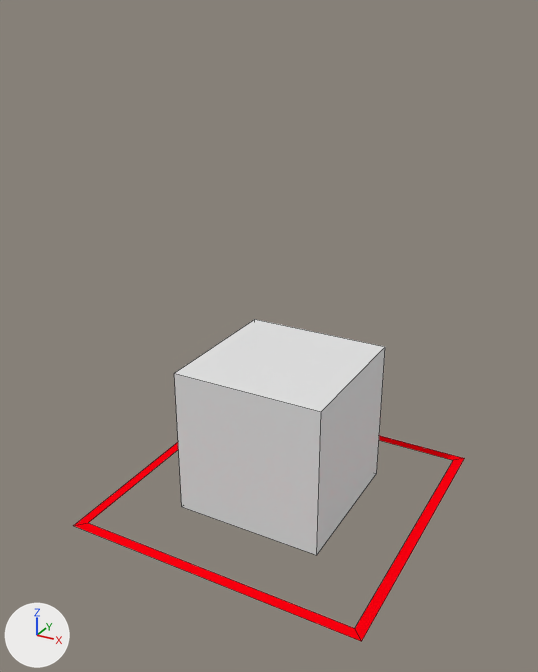
The Blender file rct2/scenery/SpaceTheming/ssh_Space-Capsule/ssh_V001.blend as it was, and as the next commit left it.
The view is the same before and after, from a 50 mm lens placed at (4.0, -7.66, 6.11), pointed at (-0.05, -0.29, 2.43). Every picture has the same lights, and +X, +Y and +Z are marked at lower left. Mesh edges are drawn as thin lines.
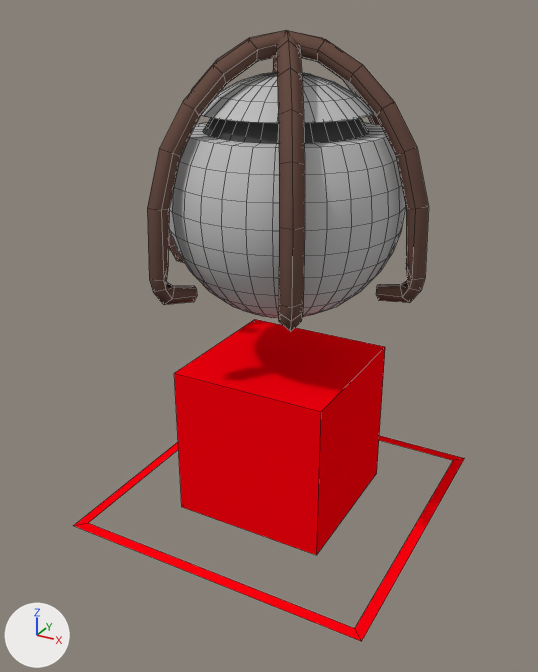
What differs and where, as boxes [x1, y1, x2, y2] in the pictures (538 x 672 px):
'Sphere', added: after [169, 72, 406, 318]
    faces in mat_material (light grey #c2c2c2): [169, 72, 406, 318]
    faces in mat_material_001 (dark grey #4b4b4b): [203, 118, 369, 144]
'Cube', recoloured (grey to red): [174, 319, 385, 555] in both
'Torus.002', added (brown): after [169, 30, 429, 303]
'Torus.001', added (brown): after [273, 30, 305, 332]
'Torus.000', added (brown): after [147, 31, 381, 305]

What changed in the scene script:
```text
Add mat_material_001:
    mat_material_001 = diffuse_material('Material.001')
    mat_material_001.base_color = (0.0705, 0.0705, 0.0705)  # dark grey #4b4b4b
Add mat_material:
    mat_material = diffuse_material('Material')
    mat_material.base_color = (0.54, 0.54, 0.54)  # light grey #c2c2c2
Add mat_cauldron_copper:
    mat_cauldron_copper = diffuse_material('cauldron copper')
    mat_cauldron_copper.base_color = (0.144, 0.0796, 0.0622)  # brown #6a5047
Change me_cube:
    where me_cube.from_pydata(...)  # 8 vertices, 6 faces; spans x -1.0..1.0, y -1.0..1.0, z 0.0..2.0
    add me_cube.materials.append(mat_guide)  # red #ff000f
Add me_sphere:
    me_sphere.from_pydata(...)  # 546 vertices, 576 faces; spans x -1.0..1.0, y -1.0..1.0, z -1.0..1.0
    me_sphere.polygons.foreach_set('use_smooth', [True] * 576)
    # faces by material slot: [544, 32]
    me_sphere.materials.append(mat_material)  # light grey #c2c2c2
    me_sphere.materials.append(mat_material_001)  # dark grey #4b4b4b
Add me_torus_002:
    me_torus_002.from_pydata(...)  # 60 vertices, 54 faces; spans x 0.0..1.14, y -1.52..0.34, z -0.08..0.08
    me_torus_002.polygons.foreach_set('use_smooth', [True] * 54)
    me_torus_002.materials.append(mat_cauldron_copper)  # brown #6a5047
Add ob_sphere:
    ob_sphere = bpy.data.objects.new('Sphere', me_sphere)
    ob_sphere.location = (0.0, 0.0, 4.08)
    ob_sphere.scale = (1.4, 1.4, 1.4)
    _m = ob_sphere.modifiers.new('EdgeSplit', 'EDGE_SPLIT')
Add ob_torus_002:
    ob_torus_002 = bpy.data.objects.new('Torus.002', me_torus_002)
    ob_torus_002.location = (0.0, 0.0, 3.56)
    ob_torus_002.rotation_euler = (-1.571, 0.0, 0.0)  # degrees (-90, 0, 0)
    ob_torus_002.scale = (1.54, 1.54, 1.54)
    _m = ob_torus_002.modifiers.new('Mirror', 'MIRROR')
    _m.use_clip = True
Add ob_torus_000:
    ob_torus_000 = bpy.data.objects.new('Torus.000', me_torus_002)
    ob_torus_000.location = (0.0, 0.0, 3.56)
    ob_torus_000.rotation_euler = (-1.571, 0.0, 1.047)  # degrees (-90, 0, 60)
    ob_torus_000.scale = (1.54, 1.54, 1.54)
    _m = ob_torus_000.modifiers.new('Mirror', 'MIRROR')
    _m.use_clip = True
Add ob_torus_001:
    ob_torus_001 = bpy.data.objects.new('Torus.001', me_torus_002)
    ob_torus_001.location = (0.0, 0.0, 3.56)
    ob_torus_001.rotation_euler = (-1.571, 0.0, 2.094)  # degrees (-90, 0, 120)
    ob_torus_001.scale = (1.54, 1.54, 1.54)
    _m = ob_torus_001.modifiers.new('Mirror', 'MIRROR')
    _m.use_clip = True
```
